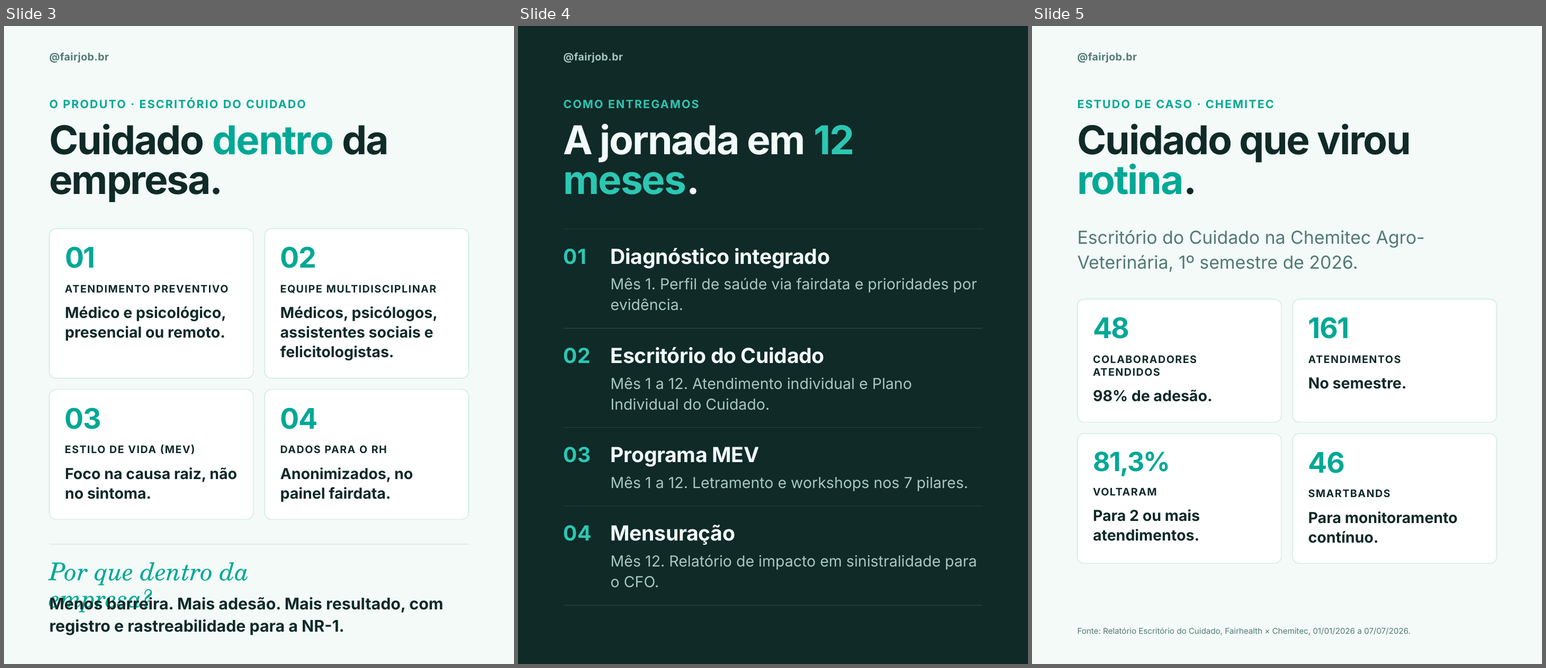
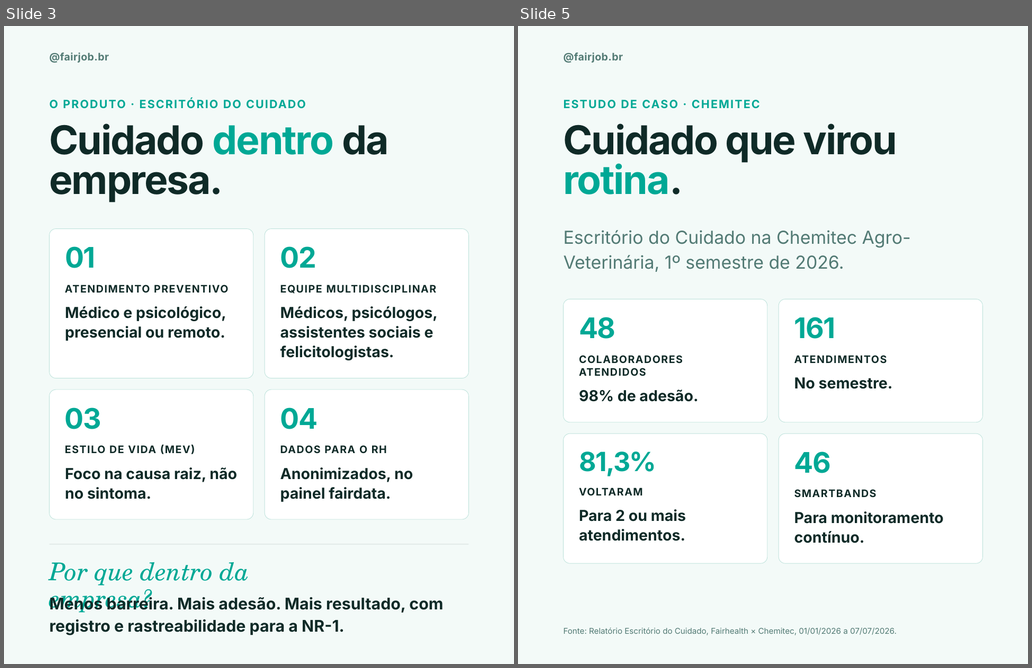
Before and after one commit to nina-rebello/comunicacao-fairjob, a slide deck: posts/05-fairhealth/carrossel-6-canva.pptx. Shown side by side, each under a label of ours: slides 3, 4 and 5 before the commit, slides 3 and 5 after it; the slides between them are not shown. The pictures are 1546x668 and 1032x668 pixels, drawn with LibreOffice and Linux fonts; fonts in the diff are those of the drawing. Boxes give left, top, right and bottom in pixels: in the first picture for what was removed or moved away, otherwise in the second. Text is boxed around its words. In the diff, an @@ line names an element or a change of style, - is before the commit and + after.

```diff
--- a/posts/05-fairhealth/carrossel-6-canva.pptx
+++ b/posts/05-fairhealth/carrossel-6-canva.pptx
@@ slide 4 removed at (518, 26, 1028, 664), background #0F2A27 @@
@@ text removed at (564, 52, 623, 63) @@
-@fairjob.br
@@ text removed at (564, 97, 716, 110) @@
-COMO ENTREGAMOS
@@ text removed at (564, 124, 855, 195) @@
-A jornada em 12 meses.
@@ rectangle removed at (564, 229, 983, 229) @@
@@ text removed at (611, 248, 830, 268) @@
-Diagnóstico integrado
@@ text removed at (564, 249, 586, 264) @@
-01
@@ text removed at (611, 278, 977, 311) @@
-Mês 1. Perfil de saúde via fairdata e prioridades por evidência.
@@ rectangle removed at (564, 328, 983, 329) @@
@@ text removed at (564, 348, 591, 364) @@
-02
@@ text removed at (611, 347, 825, 364) @@
-Escritório do Cuidado
@@ text removed at (611, 377, 912, 410) @@
-Mês 1 a 12. Atendimento individual e Plano Individual do Cuidado.
@@ rectangle removed at (564, 428, 983, 428) @@
@@ text removed at (564, 447, 591, 463) @@
-03
@@ text removed at (611, 447, 759, 467) @@
-Programa MEV
@@ text removed at (611, 476, 968, 491) @@
-Mês 1 a 12. Letramento e workshops nos 7 pilares.
@@ rectangle removed at (564, 506, 983, 506) @@
@@ text removed at (564, 525, 592, 541) @@
-04
@@ text removed at (611, 525, 736, 545) @@
-Mensuração
@@ text removed at (611, 555, 977, 588) @@
-Mês 12. Relatório de impacto em sinistralidade para o CFO.
@@ rectangle removed at (564, 605, 983, 605) @@
```
Also in this commit, not shown: 1 slide added, 7 other files.
